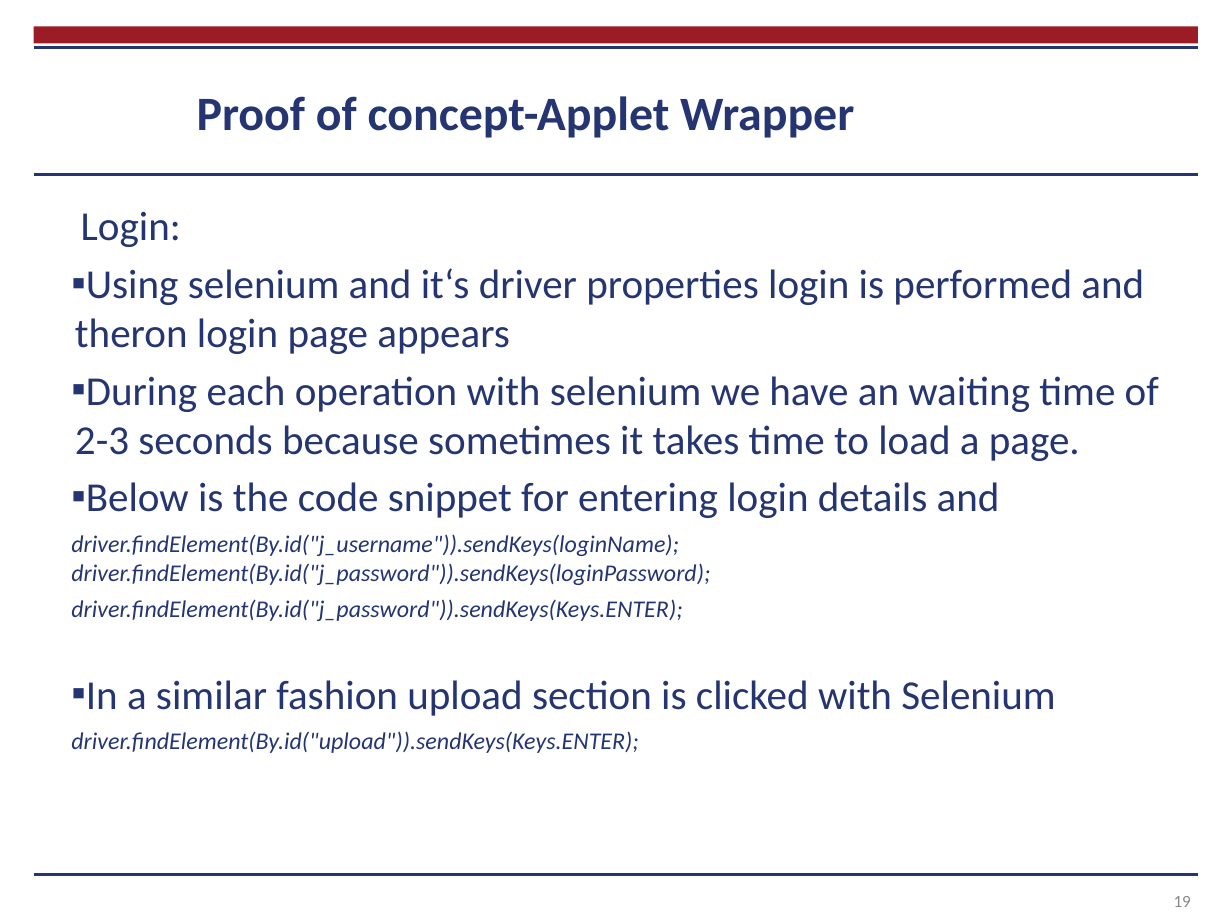
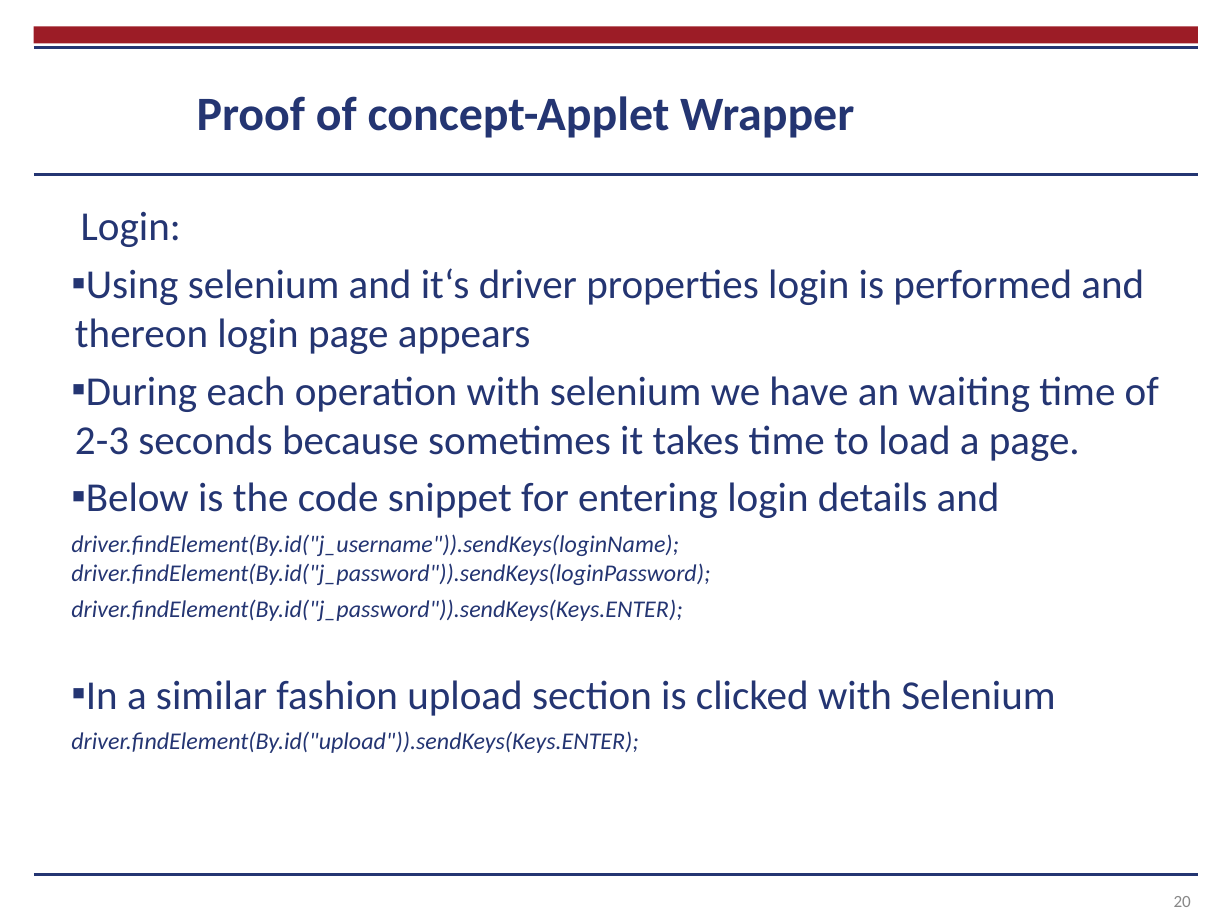
Before and after one commit to chikhalenakush/Report, a slide deck: slide 20 of Thesis presentation.pptx (slide 19 before the commit). Drawn at 1232x924 pixels with LibreOffice and Linux fonts; fonts in the diff are those of the drawing; background and template pictures are left out. Boxes give left, top, right and bottom in pixels: in the first picture for what was removed or moved away, otherwise in the second. Text is boxed around its words. In the diff, an @@ line names an element or a change of style, - is before the commit and + after.

```diff
--- a/Thesis presentation.pptx
+++ b/Thesis presentation.pptx
@@ text at box(75, 268, 1144, 354): text changed @@
-▪ Using selenium and it‘s driver properties login is performed and theron login page appears
+▪ Using selenium and it‘s driver properties login is performed and thereon login page appears
@@ page number at box(1174, 896, 1191, 907): text changed @@
-19
+20
```
Also in this commit, not shown: 12 other slides changed, 2 slides added, 1 other file.
